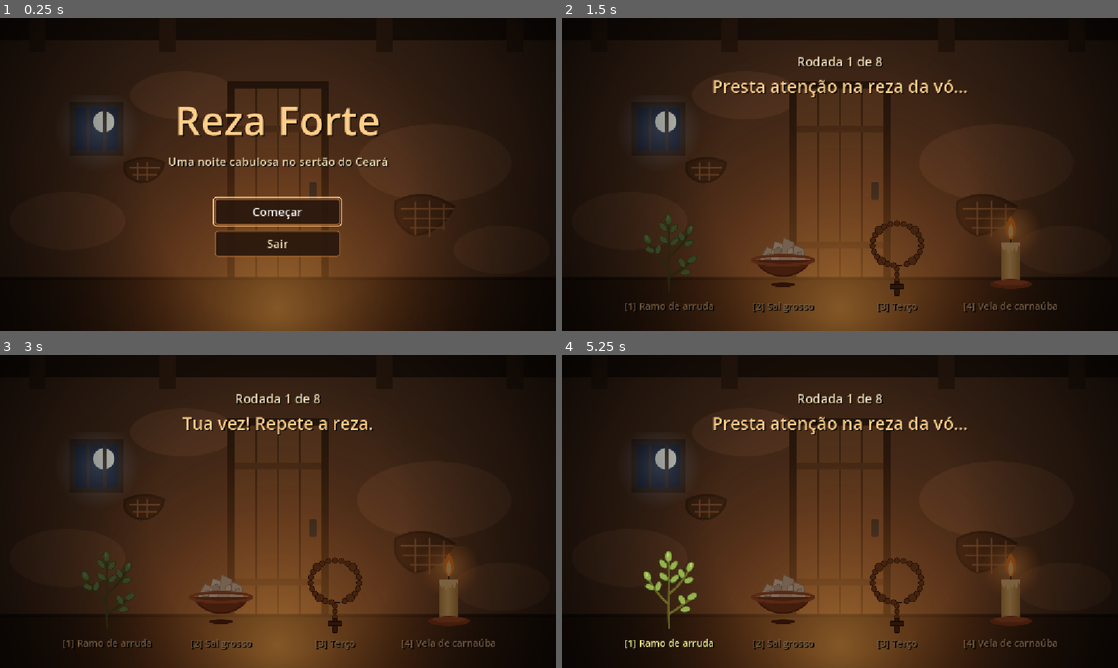
Above: before the commit, frames 1-4 (two rows, left to right).
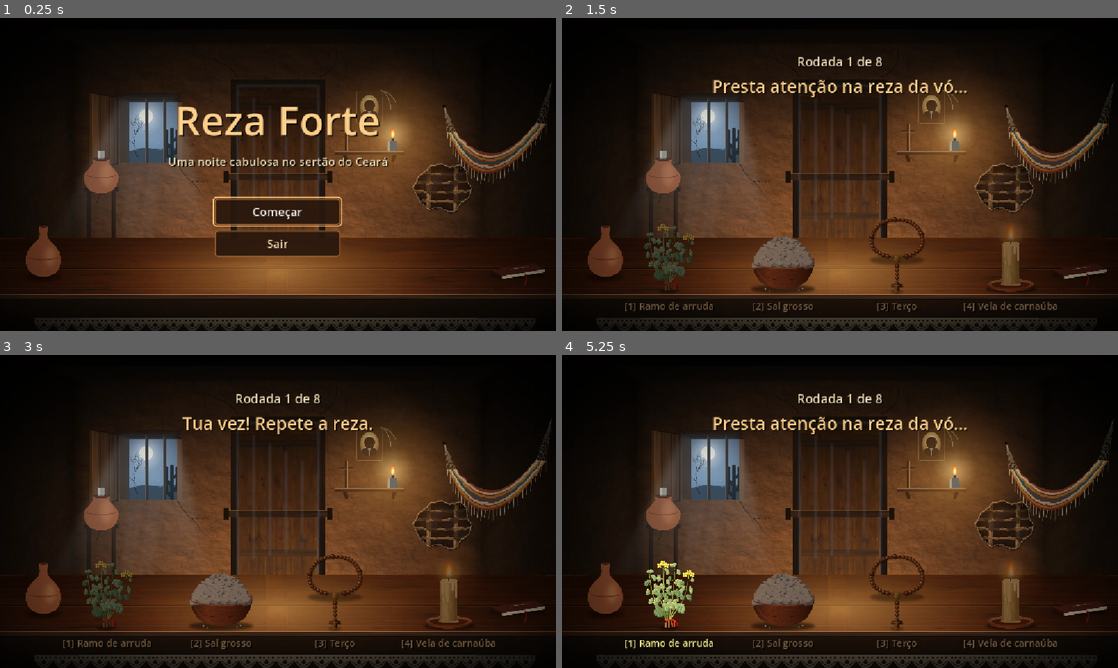
Above: after the commit, the same moments.

Repository: jheffersonsouza/reza-forte-jogo
Game: Godot game, scene res://scenes/title.tscn
Two runs of this game, one before a commit and one after it. Both use one fixed random seed, a clock stepped at 60 frames per second and the inputs below.
Inputs:
- Up to frame 1 (0.25 s): no input
- Up to frame 2 (1.5 s): click "Começar" at 0.5 s; click "Tô pronto, vó" at 1.25 s
- Up to frame 3 (3 s): tap Enter at 2 s
- Up to frame 4 (5.25 s): click "[1] Ramo de arruda" at 3.5 s; click "Tentar de novo" at 4.25 s; tap Space at 5 s

The runs differ from the first frame. In frame 1, 33% of the frame differs, in the area x 0-100%, y 0-100%; in frame 2, 37%; in frame 3, 37%; in frame 4, 38%.

Commit message:
feat(art): replace the placeholder art with illustrated scenes and objects

Diff:
--- a/assets/art/arruda.svg
+++ /dev/null
@@ -1,29 +0,0 @@
-<svg xmlns="http://www.w3.org/2000/svg" width="256" height="256" viewBox="0 0 256 256">
-  <g stroke="#4d5a2a" stroke-width="7" stroke-linecap="round" fill="none">
-    <path d="M128 240 C124 180 130 120 126 30"/>
-    <path d="M127 170 C100 150 80 120 64 90"/>
-    <path d="M128 140 C156 118 176 92 190 62"/>
-    <path d="M127 200 C150 186 172 170 196 150"/>
-  </g>
-  <g fill="#6f9c5e" stroke="#3f6b35" stroke-width="2">
-    <ellipse cx="126" cy="30" rx="10" ry="16"/>
-    <ellipse cx="110" cy="52" rx="8" ry="15" transform="rotate(-40 110 52)"/>
-    <ellipse cx="142" cy="56" rx="8" ry="15" transform="rotate(40 142 56)"/>
-    <ellipse cx="112" cy="90" rx="8" ry="15" transform="rotate(-50 112 90)"/>
-    <ellipse cx="144" cy="96" rx="8" ry="15" transform="rotate(50 144 96)"/>
-    <ellipse cx="64" cy="88" rx="9" ry="15" transform="rotate(-30 64 88)"/>
-    <ellipse cx="72" cy="120" rx="8" ry="14" transform="rotate(-70 72 120)"/>
-    <ellipse cx="96" cy="118" rx="8" ry="14" transform="rotate(20 96 118)"/>
-    <ellipse cx="190" cy="60" rx="9" ry="15" transform="rotate(30 190 60)"/>
-    <ellipse cx="164" cy="80" rx="8" ry="14" transform="rotate(-20 164 80)"/>
-    <ellipse cx="186" cy="100" rx="8" ry="14" transform="rotate(70 186 100)"/>
-    <ellipse cx="196" cy="148" rx="9" ry="15" transform="rotate(60 196 148)"/>
-    <ellipse cx="166" cy="158" rx="8" ry="14" transform="rotate(-30 166 158)"/>
-    <ellipse cx="176" cy="186" rx="8" ry="14" transform="rotate(80 176 186)"/>
-  </g>
-  <g fill="#8dbb74">
-    <ellipse cx="124" cy="26" rx="3" ry="7"/>
-    <ellipse cx="62" cy="84" rx="3" ry="6"/>
-    <ellipse cx="192" cy="56" rx="3" ry="6"/>
-  </g>
-</svg>
--- a/assets/art/background.svg
+++ /dev/null
@@ -1,63 +0,0 @@
-<svg xmlns="http://www.w3.org/2000/svg" width="1152" height="648" viewBox="0 0 1152 648">
-  <defs>
-    <radialGradient id="candle" cx="576" cy="600" r="620" gradientUnits="userSpaceOnUse">
-      <stop offset="0" stop-color="#ffae4a" stop-opacity="0.45"/>
-      <stop offset="0.45" stop-color="#d9702a" stop-opacity="0.18"/>
-      <stop offset="1" stop-color="#000" stop-opacity="0"/>
-    </radialGradient>
-    <radialGradient id="vignette" cx="576" cy="360" r="760" gradientUnits="userSpaceOnUse">
-      <stop offset="0.35" stop-color="#000" stop-opacity="0"/>
-      <stop offset="1" stop-color="#000" stop-opacity="0.9"/>
-    </radialGradient>
-    <radialGradient id="moonlight" cx="200" cy="230" r="90" gradientUnits="userSpaceOnUse">
-      <stop offset="0" stop-color="#9fb4d8" stop-opacity="0.35"/>
-      <stop offset="1" stop-color="#9fb4d8" stop-opacity="0"/>
-    </radialGradient>
-  </defs>
-  <!-- taipa wall -->
-  <rect width="1152" height="648" fill="#3b2517"/>
-  <g fill="#4a2f1e">
-    <ellipse cx="140" cy="420" rx="120" ry="60"/>
-    <ellipse cx="900" cy="300" rx="160" ry="80"/>
-    <ellipse cx="380" cy="160" rx="110" ry="50"/>
-    <ellipse cx="1040" cy="480" rx="100" ry="50"/>
-  </g>
-  <!-- wattle showing where the clay fell off -->
-  <g stroke="#23150c" stroke-width="5" fill="#2c1a0f">
-    <path d="M820 380 q60 -30 120 10 q-20 50 -80 60 q-50 -20 -40 -70z"/>
-    <path d="M260 300 q40 -20 80 0 q-10 40 -50 40 q-40 -10 -30 -40z"/>
-  </g>
-  <g stroke="#5a3a22" stroke-width="3">
-    <path d="M830 395 h110 M835 415 h95 M850 435 h70 M860 380 v70 M890 378 v75 M920 385 v55"/>
-    <path d="M268 310 h64 M275 325 h50 M285 300 v35 M305 298 v40"/>
-  </g>
-  <!-- ceiling beams -->
-  <rect width="1152" height="46" fill="#1c110a"/>
-  <g fill="#2a190e">
-    <rect x="60" y="0" width="34" height="70"/>
-    <rect x="330" y="0" width="34" height="70"/>
-    <rect x="780" y="0" width="34" height="70"/>
-    <rect x="1050" y="0" width="34" height="70"/>
-  </g>
-  <!-- small barred window with the full moon -->
-  <rect x="150" y="180" width="100" height="100" fill="#0d1526"/>
-  <circle cx="215" cy="215" r="22" fill="#e8e6d0"/>
-  <g stroke="#2a190e" stroke-width="7">
-    <path d="M183 180 v100 M217 180 v100"/>
-  </g>
-  <rect x="150" y="180" width="100" height="100" fill="none" stroke="#24160c" stroke-width="12"/>
-  <rect x="80" y="160" width="240" height="160" fill="url(#moonlight)"/>
-  <!-- closed wooden door -->
-  <rect x="470" y="130" width="212" height="440" fill="#1e120a"/>
-  <rect x="486" y="146" width="180" height="424" fill="#4a2f1b"/>
-  <g stroke="#2c1b0f" stroke-width="4">
-    <path d="M531 146 v424 M576 146 v424 M621 146 v424"/>
-    <path d="M486 230 h180 M486 470 h180" stroke-width="14" stroke="#3a2414"/>
-  </g>
-  <rect x="640" y="340" width="16" height="36" rx="3" fill="#1a1a1a"/>
-  <!-- floor -->
-  <path d="M0 540 L1152 540 L1152 648 L0 648 Z" fill="#20130b"/>
-  <path d="M0 540 L1152 540" stroke="#140c07" stroke-width="6"/>
-  <rect width="1152" height="648" fill="url(#candle)"/>
-  <rect width="1152" height="648" fill="url(#vignette)"/>
-</svg>
--- a/assets/art/sal_grosso.svg
+++ /dev/null
@@ -1,18 +0,0 @@
-<svg xmlns="http://www.w3.org/2000/svg" width="256" height="256" viewBox="0 0 256 256">
-  <!-- salt heap -->
-  <g stroke="#b8b3a6" stroke-width="2">
-    <polygon points="60,150 80,110 100,120 90,152" fill="#f2efe6"/>
-    <polygon points="86,150 104,96 132,104 124,150" fill="#ffffff"/>
-    <polygon points="118,150 130,84 160,98 158,150" fill="#e8e4d8"/>
-    <polygon points="150,150 162,106 188,116 194,150" fill="#f7f4ec"/>
-    <polygon points="100,120 116,110 124,128 104,134" fill="#dcd7c9"/>
-    <polygon points="142,118 156,112 160,130 140,134" fill="#ffffff"/>
-    <polygon points="170,128 182,124 186,142 168,142" fill="#e3dfd2"/>
-    <polygon points="76,136 88,130 92,148 74,148" fill="#ffffff"/>
-  </g>
-  <!-- clay bowl -->
-  <path d="M40 150 Q128 250 216 150 Z" fill="#8a4526"/>
-  <path d="M60 170 Q128 225 196 170" fill="none" stroke="#6a3219" stroke-width="5"/>
-  <ellipse cx="128" cy="150" rx="90" ry="14" fill="none" stroke="#b0633a" stroke-width="8"/>
-  <ellipse cx="128" cy="222" rx="36" ry="7" fill="#5c2b15"/>
-</svg>
--- a/assets/art/terco.svg
+++ /dev/null
@@ -1,9 +0,0 @@
-<svg xmlns="http://www.w3.org/2000/svg" width="256" height="256" viewBox="0 0 256 256">
-  <ellipse cx="128" cy="104" rx="72" ry="62" fill="none" stroke="#3b2413" stroke-width="2"/>
-  <path d="M128 166 V214" stroke="#3b2413" stroke-width="2"/>
-  <g fill="#8a5429" stroke="#4a2a12" stroke-width="2"><circle cx="118.2" cy="165.4" r="8"/><circle cx="99.3" cy="160.9" r="8"/><circle cx="82.6" cy="152.1" r="12"/><circle cx="69.2" cy="139.8" r="8"/><circle cx="60.2" cy="124.8" r="8"/><circle cx="56.2" cy="108.2" r="8"/><circle cx="57.5" cy="91.4" r="8"/><circle cx="64.1" cy="75.5" r="8"/><circle cx="75.4" cy="61.7" r="12"/><circle cx="90.6" cy="51.0" r="8"/><circle cx="108.6" cy="44.3" r="8"/><circle cx="128.0" cy="42.0" r="8"/><circle cx="147.4" cy="44.3" r="8"/><circle cx="165.4" cy="51.0" r="8"/><circle cx="180.6" cy="61.7" r="12"/><circle cx="191.9" cy="75.5" r="8"/><circle cx="198.5" cy="91.4" r="8"/><circle cx="199.8" cy="108.2" r="8"/><circle cx="195.8" cy="124.8" r="8"/><circle cx="186.8" cy="139.8" r="8"/><circle cx="173.4" cy="152.1" r="12"/><circle cx="156.7" cy="160.9" r="8"/><circle cx="128" cy="176" r="7"/><circle cx="128" cy="192" r="7"/><circle cx="128" cy="208" r="7"/></g>
-  <g fill="#5a3418" stroke="#2e1a0b" stroke-width="2">
-    <rect x="121" y="212" width="14" height="42" rx="2"/>
-    <rect x="108" y="222" width="40" height="12" rx="2"/>
-  </g>
-</svg>
--- a/assets/art/vela.svg
+++ /dev/null
@@ -1,24 +0,0 @@
-<svg xmlns="http://www.w3.org/2000/svg" width="256" height="256" viewBox="0 0 256 256">
-  <defs>
-    <radialGradient id="glow" cx="128" cy="64" r="90" gradientUnits="userSpaceOnUse">
-      <stop offset="0" stop-color="#ffd27a" stop-opacity="0.7"/>
-      <stop offset="1" stop-color="#ff9a3c" stop-opacity="0"/>
-    </radialGradient>
-    <linearGradient id="wax" x1="0" x2="1">
-      <stop offset="0" stop-color="#c9a95a"/>
-      <stop offset="0.45" stop-color="#f0dc98"/>
-      <stop offset="1" stop-color="#b8964a"/>
-    </linearGradient>
-  </defs>
-  <circle cx="128" cy="64" r="90" fill="url(#glow)"/>
-  <!-- flame -->
-  <path d="M128 18 C146 46 150 70 128 92 C106 70 110 46 128 18 Z" fill="#ff9a2e"/>
-  <path d="M128 40 C138 58 138 74 128 88 C118 74 118 58 128 40 Z" fill="#ffe7a0"/>
-  <path d="M128 88 V104" stroke="#2a1a0e" stroke-width="4"/>
-  <!-- carnauba wax candle -->
-  <rect x="100" y="100" width="56" height="116" rx="6" fill="url(#wax)"/>
-  <path d="M100 108 q8 26 14 4 q6 36 12 0 q8 20 12 -2 q6 30 12 -4 q4 10 6 -4 v-4 h-56z" fill="#f6e6ae"/>
-  <!-- clay holder -->
-  <ellipse cx="128" cy="220" rx="62" ry="14" fill="#8a4526"/>
-  <ellipse cx="128" cy="216" rx="50" ry="8" fill="#a55a33"/>
-</svg>
--- a/assets/art/visagem.svg
+++ /dev/null
@@ -1,45 +0,0 @@
-<svg xmlns="http://www.w3.org/2000/svg" width="1152" height="648" viewBox="0 0 1152 648">
-  <defs>
-    <linearGradient id="sky" x1="0" y1="0" x2="0" y2="1">
-      <stop offset="0" stop-color="#050a18"/>
-      <stop offset="1" stop-color="#1a2640"/>
-    </linearGradient>
-    <radialGradient id="eye" cx="0.5" cy="0.5" r="0.5">
-      <stop offset="0" stop-color="#fffbe0"/>
-      <stop offset="0.35" stop-color="#e6ff7a"/>
-      <stop offset="1" stop-color="#b8ff3a" stop-opacity="0"/>
-    </radialGradient>
-    <radialGradient id="vignette" cx="576" cy="360" r="700" gradientUnits="userSpaceOnUse">
-      <stop offset="0.3" stop-color="#000" stop-opacity="0"/>
-      <stop offset="1" stop-color="#000" stop-opacity="0.95"/>
-    </radialGradient>
-  </defs>
-  <rect width="1152" height="648" fill="#1d120b"/>
-  <!-- open doorway to the caatinga -->
-  <rect x="470" y="130" width="212" height="440" fill="#0f0905"/>
-  <rect x="486" y="146" width="180" height="424" fill="url(#sky)"/>
-  <circle cx="620" cy="200" r="30" fill="#e8e6d0"/>
-  <path d="M486 520 Q560 500 666 515 V570 H486 Z" fill="#141a12"/>
-  <!-- dry trees and a carnaubeira -->
-  <g stroke="#0a0d0a" stroke-width="4" fill="none" stroke-linecap="round">
-    <path d="M510 520 V440 M510 470 L494 450 M510 455 L528 430 M528 430 L536 420"/>
-    <path d="M650 515 V400"/>
-    <path d="M650 400 q-30 -4 -40 16 M650 400 q30 -4 40 16 M650 400 q-20 -20 -36 -16 M650 400 q20 -20 36 -16 M650 400 v-22"/>
-  </g>
-  <!-- the visagem: tall, thin, arms too long -->
-  <g fill="#030303">
-    <ellipse cx="576" cy="238" rx="24" ry="36"/>
-    <path d="M560 268 Q576 262 592 268 L604 420 Q576 432 548 420 Z"/>
-    <path d="M556 280 Q530 360 520 470 L528 472 Q544 380 566 300 Z"/>
-    <path d="M596 280 Q622 360 632 470 L624 472 Q608 380 586 300 Z"/>
-    <path d="M552 418 L546 560 L560 560 L570 424 Z"/>
-    <path d="M600 418 L606 560 L592 560 L582 424 Z"/>
-  </g>
-  <circle cx="566" cy="234" r="12" fill="url(#eye)"/>
-  <circle cx="588" cy="234" r="12" fill="url(#eye)"/>
-  <!-- door swung inward -->
-  <path d="M486 146 L420 170 L420 590 L486 570 Z" fill="#3a2414"/>
-  <path d="M442 162 V584 M464 154 V578" stroke="#24160b" stroke-width="3"/>
-  <path d="M0 540 H1152 V648 H0 Z" fill="#150d07"/>
-  <rect width="1152" height="648" fill="url(#vignette)"/>
-</svg>
--- a/scenes/defeat.tscn
+++ b/scenes/defeat.tscn
@@ -1,6 +1,6 @@
 [gd_scene format=3]
 
-[ext_resource type="Texture2D" path="res://assets/art/visagem.svg" id="1_art"]
+[ext_resource type="Texture2D" path="res://assets/art/visagem.webp" id="1_art"]
 [ext_resource type="Script" path="res://scripts/scene_button.gd" id="2_button"]
 [ext_resource type="AudioStream" path="res://assets/audio/coruja.ogg" id="3_sound"]
 
--- a/scenes/game.tscn
+++ b/scenes/game.tscn
@@ -1,12 +1,12 @@
 [gd_scene format=3]
 
 [ext_resource type="Script" path="res://scripts/game.gd" id="1_game"]
-[ext_resource type="Texture2D" path="res://assets/art/background.svg" id="2_bg"]
+[ext_resource type="Texture2D" path="res://assets/art/background.webp" id="2_bg"]
 [ext_resource type="PackedScene" path="res://scenes/pause_menu.tscn" id="7_pause"]
-[ext_resource type="Texture2D" path="res://assets/art/arruda.svg" id="3_arruda"]
-[ext_resource type="Texture2D" path="res://assets/art/sal_grosso.svg" id="4_sal_grosso"]
-[ext_resource type="Texture2D" path="res://assets/art/terco.svg" id="5_terco"]
-[ext_resource type="Texture2D" path="res://assets/art/vela.svg" id="6_vela"]
+[ext_resource type="Texture2D" path="res://assets/art/arruda.webp" id="3_arruda"]
+[ext_resource type="Texture2D" path="res://assets/art/sal_grosso.webp" id="4_sal_grosso"]
+[ext_resource type="Texture2D" path="res://assets/art/terco.webp" id="5_terco"]
+[ext_resource type="Texture2D" path="res://assets/art/vela.webp" id="6_vela"]
 
 [node name="Game" type="Control"]
 layout_mode = 3
--- a/scenes/intro.tscn
+++ b/scenes/intro.tscn
@@ -1,6 +1,6 @@
 [gd_scene format=3]
 
-[ext_resource type="Texture2D" path="res://assets/art/background.svg" id="1_bg"]
+[ext_resource type="Texture2D" path="res://assets/art/background.webp" id="1_bg"]
 [ext_resource type="Script" path="res://scripts/scene_button.gd" id="2_button"]
 
 [node name="Intro" type="Control"]
--- a/scenes/title.tscn
+++ b/scenes/title.tscn
@@ -1,6 +1,6 @@
 [gd_scene format=3]
 
-[ext_resource type="Texture2D" path="res://assets/art/background.svg" id="1_bg"]
+[ext_resource type="Texture2D" path="res://assets/art/background.webp" id="1_bg"]
 [ext_resource type="Script" path="res://scripts/scene_button.gd" id="2_button"]
 [ext_resource type="Script" path="res://scripts/title.gd" id="3_title"]
 
--- a/scenes/victory.tscn
+++ b/scenes/victory.tscn
@@ -1,6 +1,6 @@
 [gd_scene format=3]
 
-[ext_resource type="Texture2D" path="res://assets/art/background.svg" id="1_art"]
+[ext_resource type="Texture2D" path="res://assets/art/amanhecer.webp" id="1_art"]
 [ext_resource type="Script" path="res://scripts/scene_button.gd" id="2_button"]
 [ext_resource type="AudioStream" path="res://assets/audio/galo.mp3" id="3_sound"]
 
@@ -13,7 +13,6 @@
 grow_vertical = 2
 
 [node name="Background" type="TextureRect" parent="."]
-modulate = Color(1.7, 1.45, 1.2, 1)
 layout_mode = 1
 anchors_preset = 15
 anchor_right = 1.0
Binary file added: assets/art/amanhecer.webp
Not shown, changed: assets/art/amanhecer.webp.import
Binary file added: assets/art/arruda.webp
Not shown, changed: assets/art/arruda.webp.import
Binary file added: assets/art/background.webp
Not shown, changed: assets/art/background.webp.import
Binary file added: assets/art/sal_grosso.webp
Not shown, added: assets/art/sal_grosso.webp.import
Binary file added: assets/art/terco.webp
Not shown, changed: assets/art/terco.webp.import
Binary file added: assets/art/vela.webp
Not shown, changed: assets/art/vela.webp.import
(and 3 more such lines)
